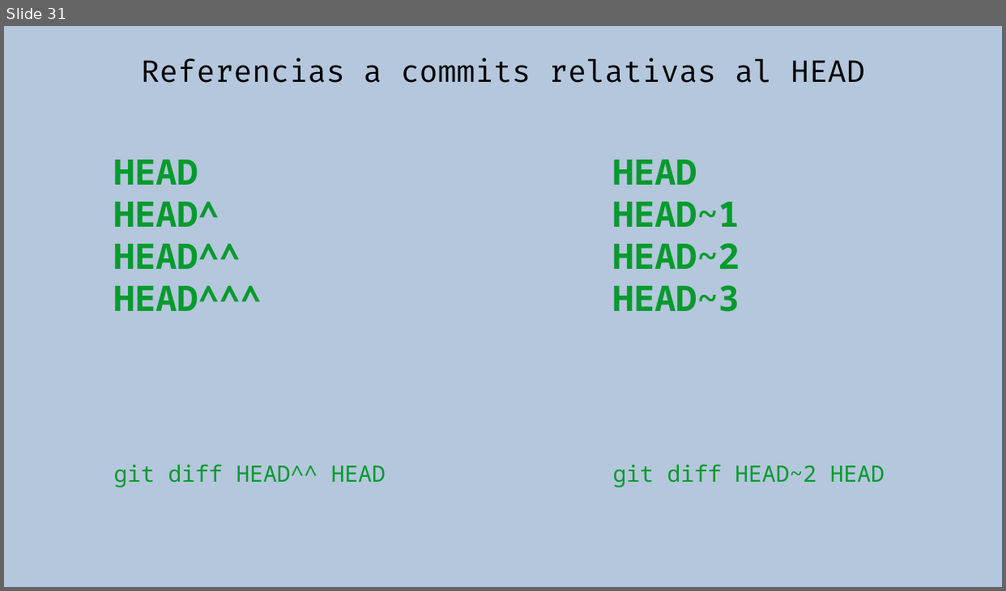
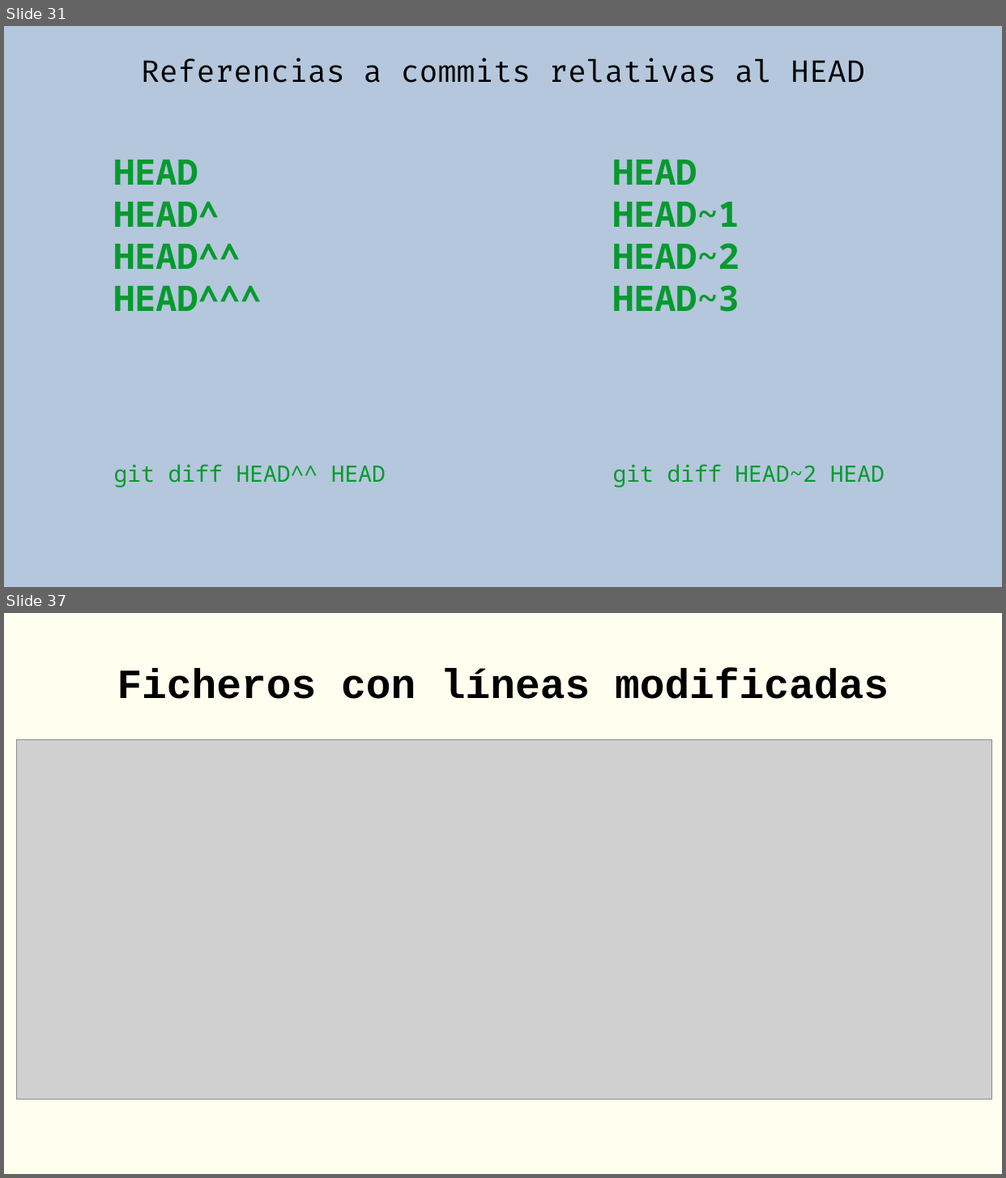
Before and after one commit to rgmf/eed2425, a slide deck: ut/02_control_de_versiones/presentacion/02_git_local.odp. Shown one above the other, each under a label of ours: slide 31 before the commit, slides 31 and 37 after it; the slides between them are not shown. The pictures are 1006x591 and 1006x1178 pixels, drawn with LibreOffice and Linux fonts; fonts in the diff are those of the drawing; grey boxes stand for pictures. Boxes give left, top, right and bottom in pixels: in the first picture for what was removed or moved away, otherwise in the second. Text is boxed around its words. In the diff, an @@ line names an element or a change of style, - is before the commit and + after.

```diff
--- a/ut/02_control_de_versiones/presentacion/02_git_local.odp
+++ b/ut/02_control_de_versiones/presentacion/02_git_local.odp
@@ slide 37 added at box(4, 613, 1002, 1174), background #FFFFF0 @@
@@ title added at box(117, 668, 889, 699), 33 pt, text #000000, bold @@
+Ficheros con líneas modificadas
@@ picture added at box(17, 740, 993, 1099) @@
```
Also in this commit, not shown: 1 slide changed, 7 other slides added, 2 slides removed, 1 other file.
